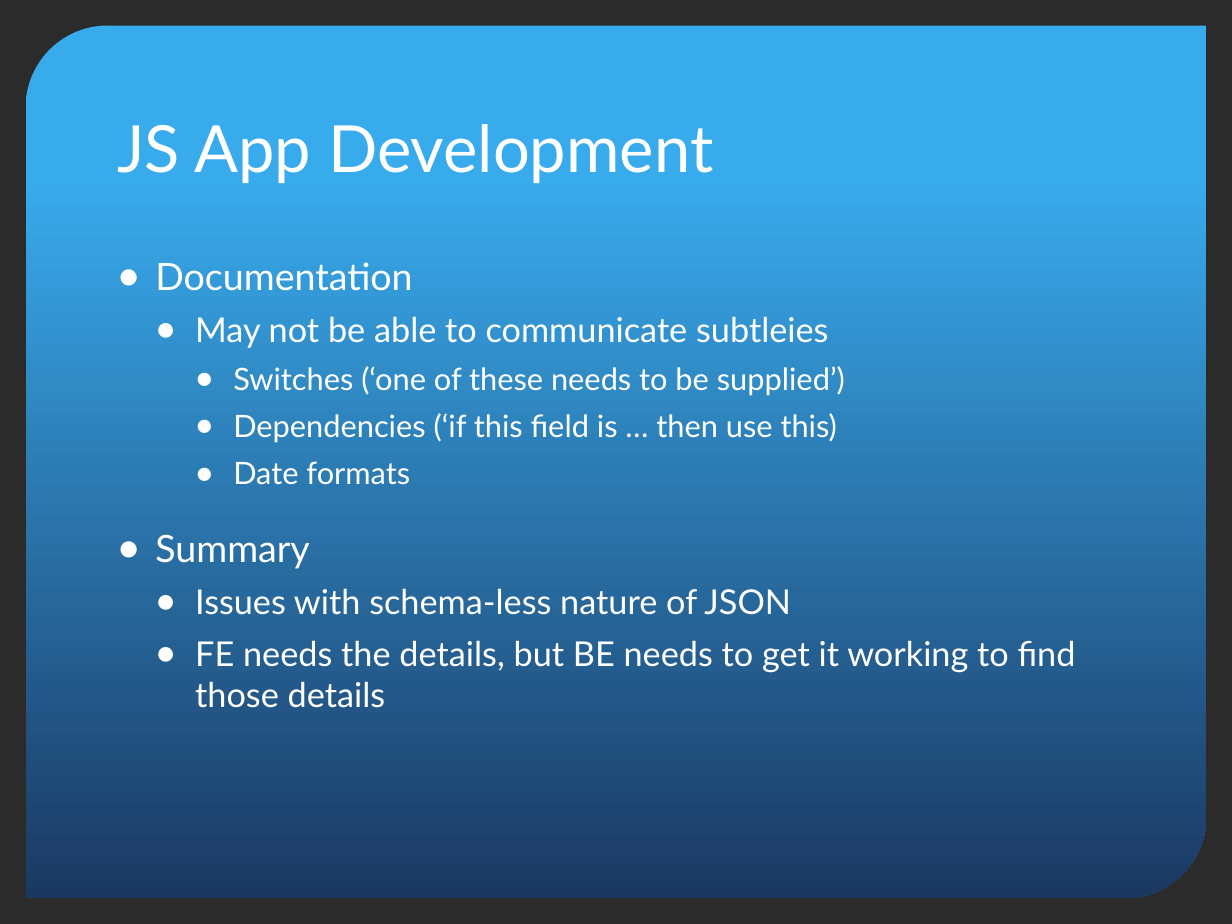
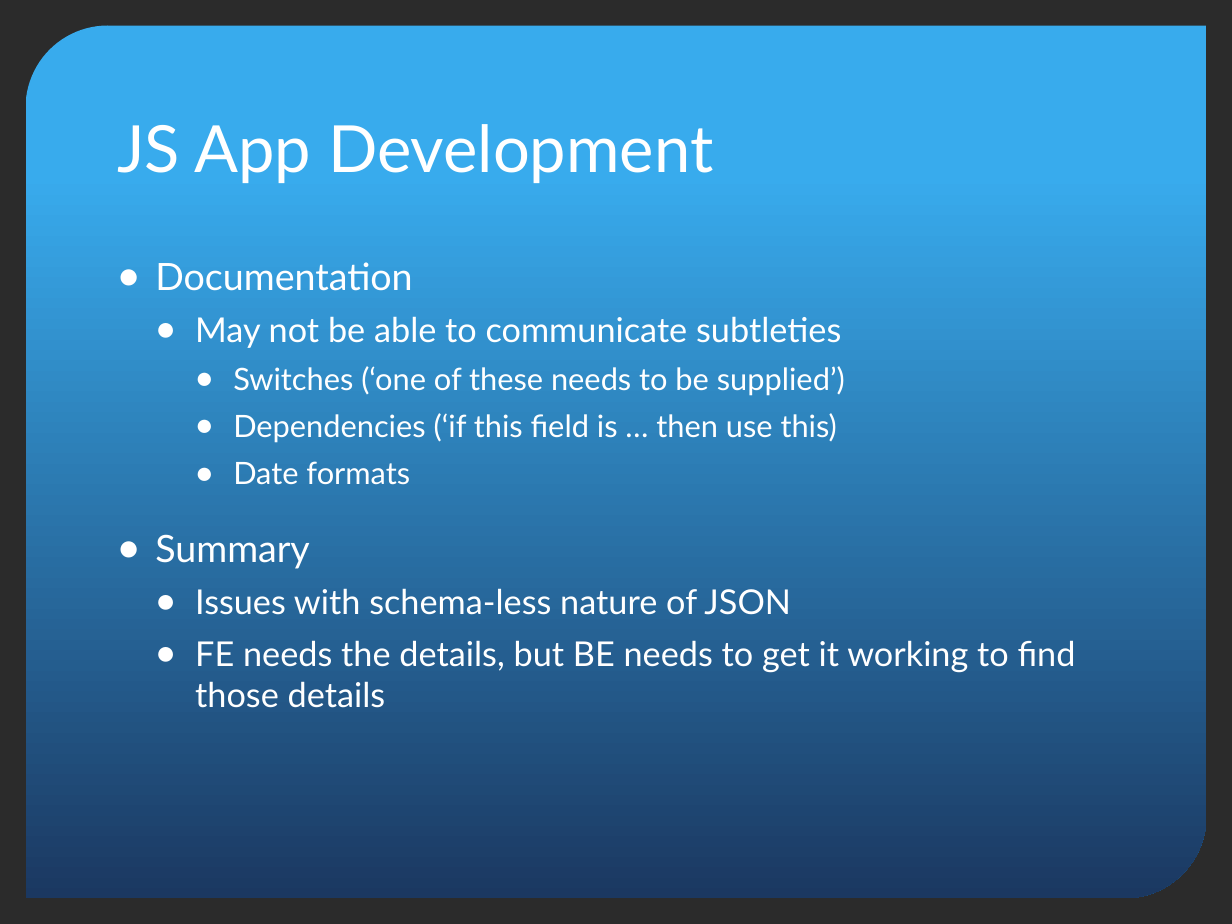
Before and after one commit to donhenton/mountebank-UI, a slide deck: slide 5 of docs/madjs/MADJS-Mountebank.pptx (slide 4 before the commit). Drawn at 1232x924 pixels with LibreOffice and Linux fonts; fonts in the diff are those of the drawing; background and template pictures are left out; a plain dark background stands for a picture behind light text. Boxes give left, top, right and bottom in pixels: in the first picture for what was removed or moved away, otherwise in the second. Text is boxed around its words. In the diff, an @@ line names an element or a change of style, - is before the commit and + after.

```diff
--- a/docs/madjs/MADJS-Mountebank.pptx
+++ b/docs/madjs/MADJS-Mountebank.pptx
@@ text at <box>195,316,841,348</box>: text changed @@
-  ● May not be able to communicate subtleies
+  ● May not be able to communicate subtleties
```
Also in this commit, not shown: 3 other slides changed, 5 slides added, 1 other file.
